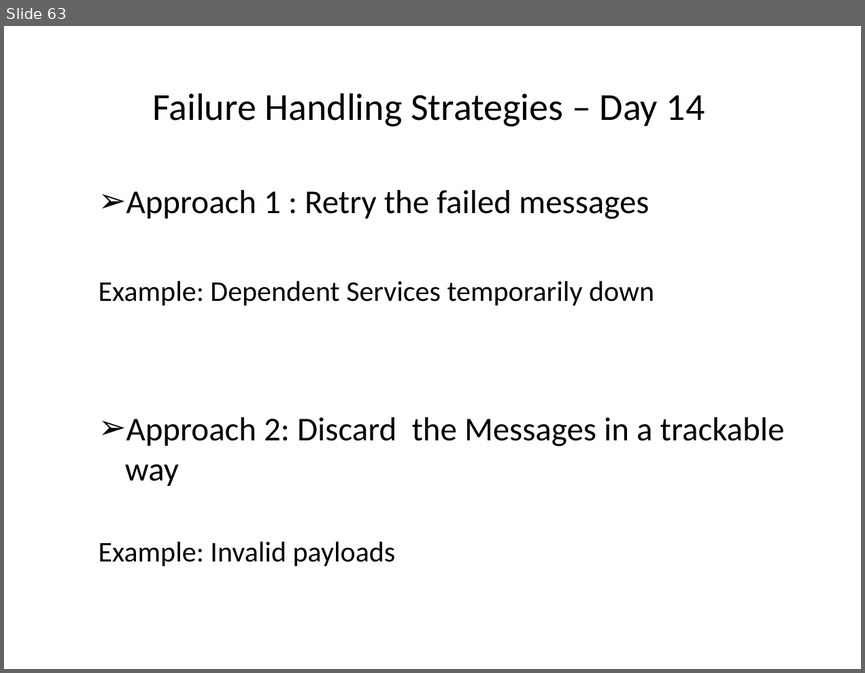
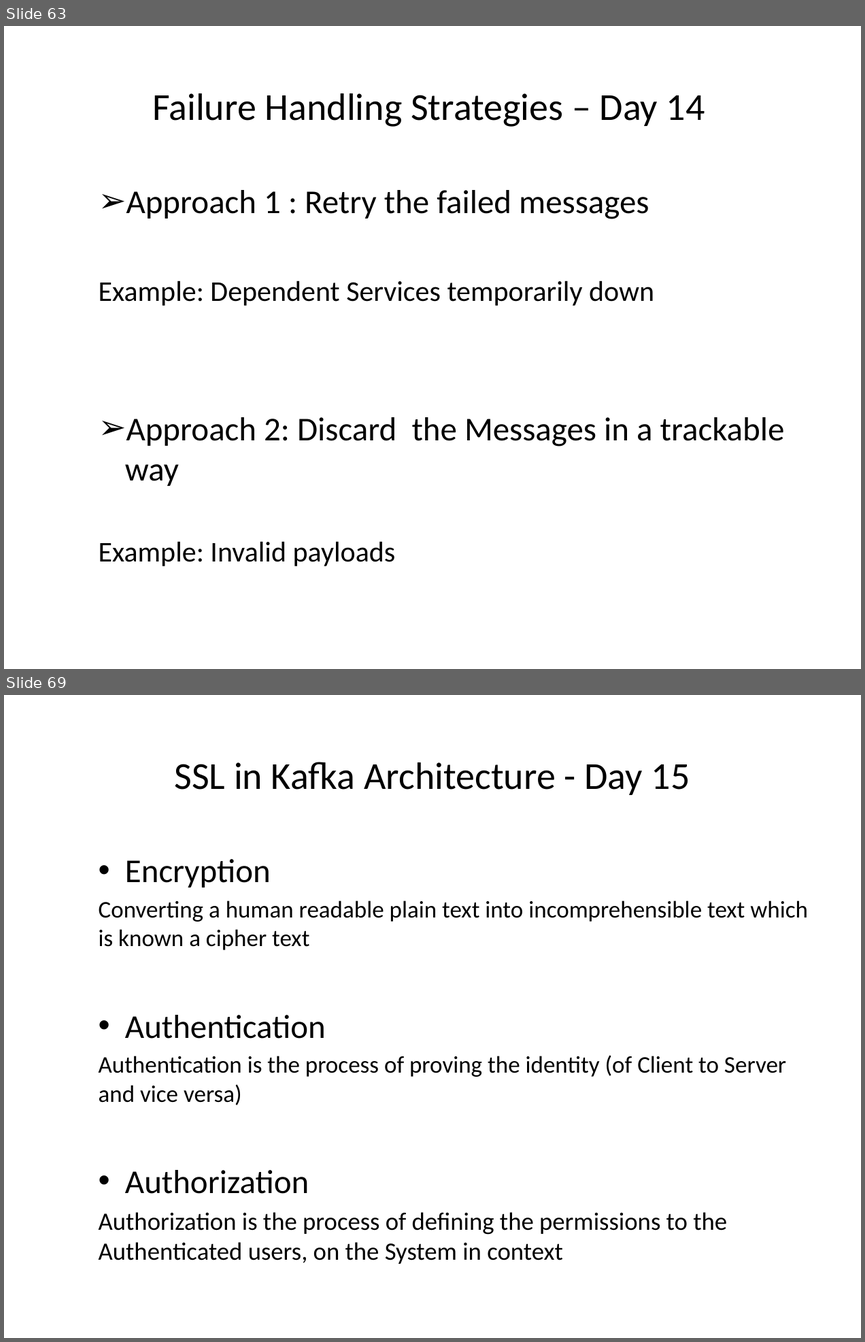
Before and after one commit to sreedharsingaraju/KafkaTutorials, a slide deck: PPT/Kafka-Teaching-Flow.pptx. Shown one above the other, each under a label of ours: slide 63 before the commit, slides 63 and 69 after it; the slides between them are not shown. The pictures are 865x673 and 865x1342 pixels, drawn with LibreOffice and Linux fonts; fonts in the diff are those of the drawing. Boxes give left, top, right and bottom in pixels: in the first picture for what was removed or moved away, otherwise in the second. Text is boxed around its words. In the diff, an @@ line names an element or a change of style, - is before the commit and + after.

```diff
--- a/PPT/Kafka-Teaching-Flow.pptx
+++ b/PPT/Kafka-Teaching-Flow.pptx
@@ slide 69 added at <box>4,695,861,1338</box>, background #FFFFFF @@
@@ title added at <box>175,762,690,795</box>, 32 pt, text #000000 @@
+  SSL in Kafka Architecture - Day 15
@@ text added at <box>99,859,808,1263</box>, 20 pt, text #000000 @@
+  • Encryption
+  Converting a human readable plain text into incomprehensible text which is known a cipher text
+  • Authentication
+  Authentication is the process of proving the identity (of Client to Server and vice versa)
+  • Authorization
+  Authorization is the process of defining the permissions to the Authenticated users, on the System in context
```
Also in this commit, not shown: 1 slide changed, 6 other slides added.
